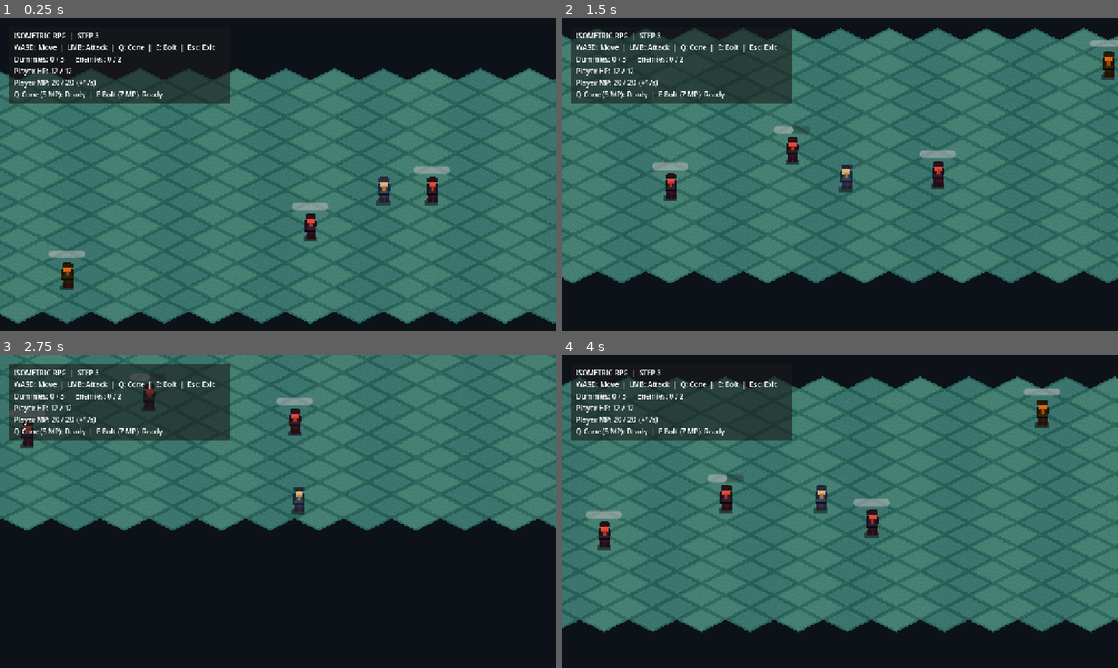
Above: before the commit, frames 1-4 (two rows, left to right).
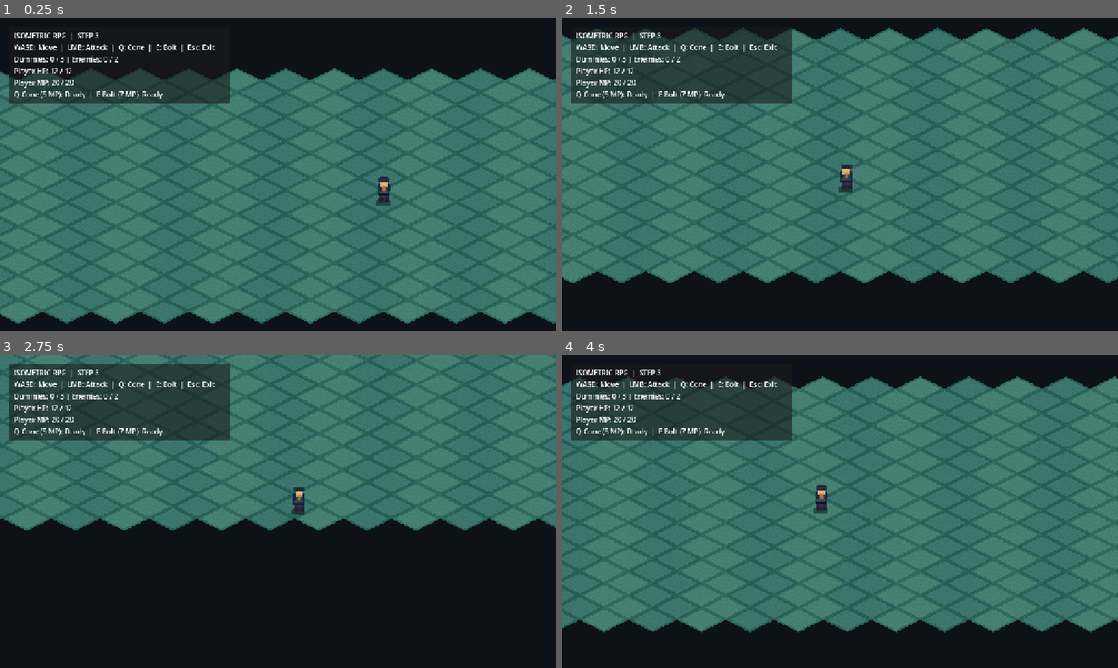
Above: after the commit, the same moments.

Repository: limbit95/isometric-rpg
Game: Godot game, scene res://scenes/main.tscn
The game is run twice, just before and just after one commit, with the same random seed, the same clock (stepped at 60 frames per second) and the same inputs.
Inputs (mouse positions are in pixels of both pictures, inside the frame that each line leads up to):
- Up to frame 1 (0.25 s): no input
- Up to frame 2 (1.5 s): tap Enter at 0.5 s; move the mouse to (962, 158) at 0.52 s; hold D (move_right) 0.53-1.28 s; hold 2 (equip_charm, bound only after the commit) 0.53-1.28 s; click (962, 158) at 0.67 s; tap 1 (equip_weapon, bound only after the commit) at 0.8, 1.35 s; move the mouse to (728, 190) at 1.27 s; hold S (move_down) from 1.28 s (still down)
- Up to frame 3 (2.75 s): tap 2 (equip_charm, bound only after the commit) at 1.55 s; move the mouse to (333, 442) at 2.02 s; release S (move_down) at 2.03 s; hold D (move_right) from 2.03 s (still down); hold 2 (equip_charm, bound only after the commit) from 2.03 s (still down); tap 1 (equip_weapon, bound only after the commit) at 2.3 s
- Up to frame 4 (4 s): move the mouse to (812, 574) at 2.77 s; release D (move_right) at 2.78 s; release 2 (equip_charm, bound only after the commit) at 2.78 s; hold W (move_up) 2.78-3.53 s; tap 1 (equip_weapon, bound only after the commit) at 2.85, 3.8 s; click (812, 574) at 2.92 s; tap 2 (equip_charm, bound only after the commit) at 3.05 s; move the mouse to (1006, 558) at 3.52 s; hold A (move_left) from 3.53 s (still down); hold 2 (equip_charm, bound only after the commit) from 3.53 s (still down)

The runs differ from the first frame. In frame 1, 1.2% of the frame differs, in the area x 8-81%, y 12-87%; in frame 2, 1.4%; in frame 3, 1.0%; in frame 4, 1.5%, in the area x 4-90%, y 10-63%.
Error after the commit: Invalid access to property or key 'experience_changed' on a base object of type 'null instance'. (res://scripts/game/main.gd:53)

Commit message:
feat(step4): grant XP, spawn loot and expose inventory/equipment HUD

Diff:
--- a/scripts/game/main.gd
+++ b/scripts/game/main.gd
@@ -1,5 +1,5 @@
 extends Node2D
-## STEP 3 composition root: arena spawns and HUD. Combat/skills are separate components.
+## STEP 4 composition root: progression rewards, loot spawning and HUD.
 
 const INPUT_BINDINGS: Dictionary = {
     "move_left": [KEY_A, KEY_LEFT],
@@ -8,10 +8,13 @@
     "move_down": [KEY_S, KEY_DOWN],
     "skill_cone": [KEY_Q],
     "skill_bolt": [KEY_E],
+    "equip_weapon": [KEY_1],
+    "equip_charm": [KEY_2],
 }
 const SPAWN_CELL: Vector2i = Vector2i(10, 10)
 const TRAINING_DUMMY_SCENE: PackedScene = preload("res://scenes/enemies/training_dummy.tscn")
 const CHASER_SCENE: PackedScene = preload("res://scenes/enemies/chaser_enemy.tscn")
+const PICKUP_SCENE: PackedScene = preload("res://scenes/items/world_pickup.tscn")
 const DUMMY_CELLS: Array[Vector2i] = [
     Vector2i(11, 10),
     Vector2i(14, 12),
@@ -30,10 +33,15 @@
 @onready var player_health: HealthComponent = $Player/HealthComponent
 @onready var player_mana: ManaComponent = $Player/ManaComponent
 @onready var player_skills: Node2D = $Player/Skills
+@onready var progression: ProgressionComponent = $Player/ProgressionComponent
+@onready var inventory: InventoryComponent = $Player/InventoryComponent
 @onready var status_label: Label = $HUD/PanelContainer/MarginContainer/VBoxContainer/Status
 @onready var player_health_label: Label = $HUD/PanelContainer/MarginContainer/VBoxContainer/PlayerHealth
 @onready var player_mana_label: Label = $HUD/PanelContainer/MarginContainer/VBoxContainer/PlayerMana
 @onready var skill_status_label: Label = $HUD/PanelContainer/MarginContainer/VBoxContainer/SkillStatus
+@onready var progression_label: Label = $HUD/PanelContainer/MarginContainer/VBoxContainer/Progression
+@onready var inventory_label: Label = $HUD/PanelContainer/MarginContainer/VBoxContainer/Inventory
+@onready var equipment_label: Label = $HUD/PanelContainer/MarginContainer/VBoxContainer/Equipment
 
 
 func _ready() -> void:
@@ -42,11 +50,17 @@
     player_health.health_changed.connect(_on_player_health_changed)
     player_health.died.connect(_on_player_died)
     player_mana.mana_changed.connect(_on_player_mana_changed)
+    progression.experience_changed.connect(_on_experience_changed)
+    inventory.inventory_changed.connect(_update_inventory_hud)
+    inventory.equipment_changed.connect(_on_equipment_changed)
     _spawn_training_targets()
     _spawn_chasers()
     _update_status()
     _on_player_health_changed(player_health.current_health, player_health.max_health)
     _on_player_mana_changed(player_mana.current_mana, player_mana.max_mana)
+    _on_experience_changed(progression.level, progression.experience, progression.required_experience())
+    _update_inventory_hud()
+    _on_equipment_changed()
 
 
 func _process(_delta: float) -> void:
@@ -58,7 +72,13 @@
 
 
 func _unhandled_key_input(event: InputEvent) -> void:
-    if event.is_action_pressed("ui_cancel"):
+    if event.is_action_pressed("equip_weapon"):
+        if inventory.equip_item("training_blade"):
+            get_viewport().set_input_as_handled()
+    elif event.is_action_pressed("equip_charm"):
+        if inventory.equip_item("focus_charm"):
+            get_viewport().set_input_as_handled()
+    elif event.is_action_pressed("ui_cancel"):
         get_viewport().set_input_as_handled()
         get_tree().quit()
 
@@ -69,7 +89,7 @@
         dummy.name = "TrainingDummy%02d" % (index + 1)
         add_child(dummy)
         dummy.global_position = world.to_global(world.map_to_local(DUMMY_CELLS[index]))
-        dummy.connect("defeated", _on_target_defeated)
+        dummy.connect("defeated", _on_target_defeated.bind(dummy))
 
 
 func _spawn_chasers() -> void:
@@ -80,17 +100,29 @@
         var spawn_point: Vector2 = world.to_global(world.map_to_local(CHASER_CELLS[index]))
         enemy.global_position = spawn_point
         enemy.call("set_home_position", spawn_point)
-        enemy.connect("defeated", _on_enemy_defeated)
+        enemy.connect("defeated", _on_enemy_defeated.bind(enemy))
 
 
-func _on_target_defeated() -> void:
+func _on_target_defeated(dummy: CharacterBody2D) -> void:
     targets_defeated += 1
+    _spawn_pickup("iron_shard", dummy.global_position)
     _update_status()
 
 
-func _on_enemy_defeated() -> void:
+func _on_enemy_defeated(enemy: CharacterBody2D) -> void:
     enemies_defeated += 1
+    if not player_health.is_dead():
+        progression.add_experience(5)
+    var drop_id: String = "training_blade" if enemy.name == "ChaserEnemy01" else "focus_charm"
+    _spawn_pickup(drop_id, enemy.global_position)
     _update_status()
+
+
+func _spawn_pickup(item_id: String, location: Vector2) -> void:
+    var pickup: WorldPickup = PICKUP_SCENE.instantiate() as WorldPickup
+    add_child(pickup)
+    pickup.global_position = location
+    pickup.configure(item_id)
 
 
 func _update_status() -> void:
@@ -111,6 +143,22 @@
     player_mana_label.text = "Player MP: %d / %d  (+1/s)" % [current, maximum]
 
 
+func _on_experience_changed(level: int, experience: int, needed: int) -> void:
+    progression_label.text = "Level %d  |  XP %d / %d" % [level, experience, needed]
+
+
+func _update_inventory_hud() -> void:
+    inventory_label.text = "Bag: " + inventory.inventory_description()
+
+
+func _on_equipment_changed() -> void:
+    var blade: String = "Blade" if str(inventory.equipment["weapon"]) != "" else "-"
+    var charm: String = "Charm" if str(inventory.equipment["charm"]) != "" else "-"
+    equipment_label.text = "Equipped: %s / %s  |  1: Weapon, 2: Charm" % [blade, charm]
+    player_mana.max_mana = 20 + inventory.get_mana_bonus()
+    _on_player_mana_changed(player_mana.current_mana, player_mana.max_mana)
+
+
 func _register_move_inputs() -> void:
     for action: String in INPUT_BINDINGS.keys():
         if not InputMap.has_action(action):
